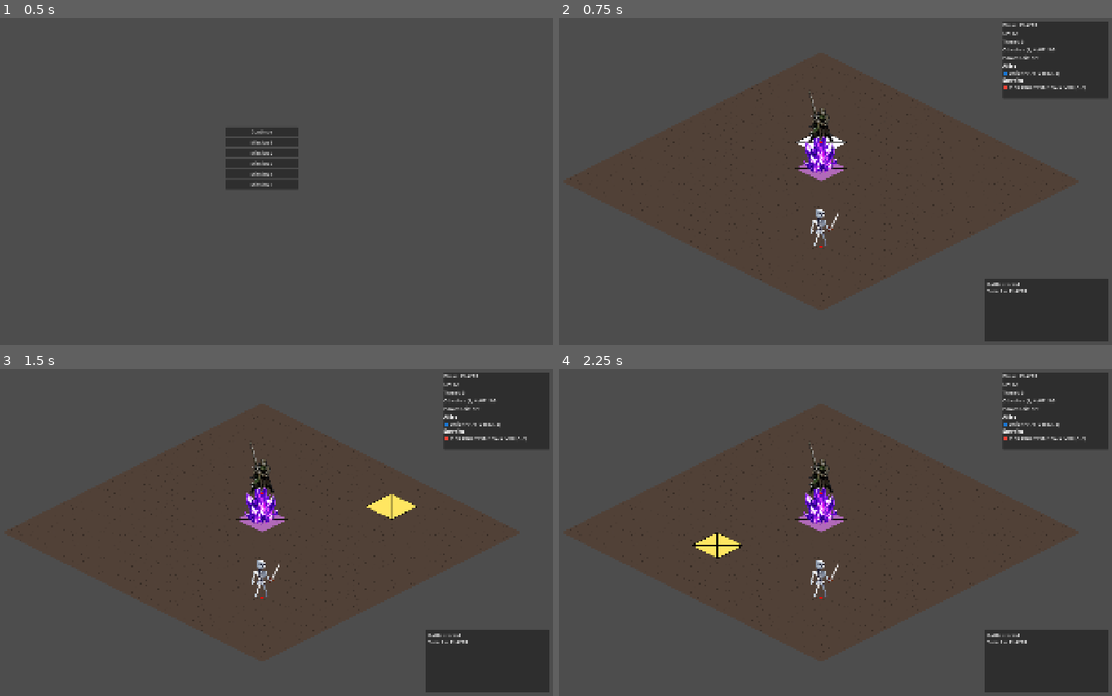
Above: before the commit, frames 1-4 (two rows, left to right).
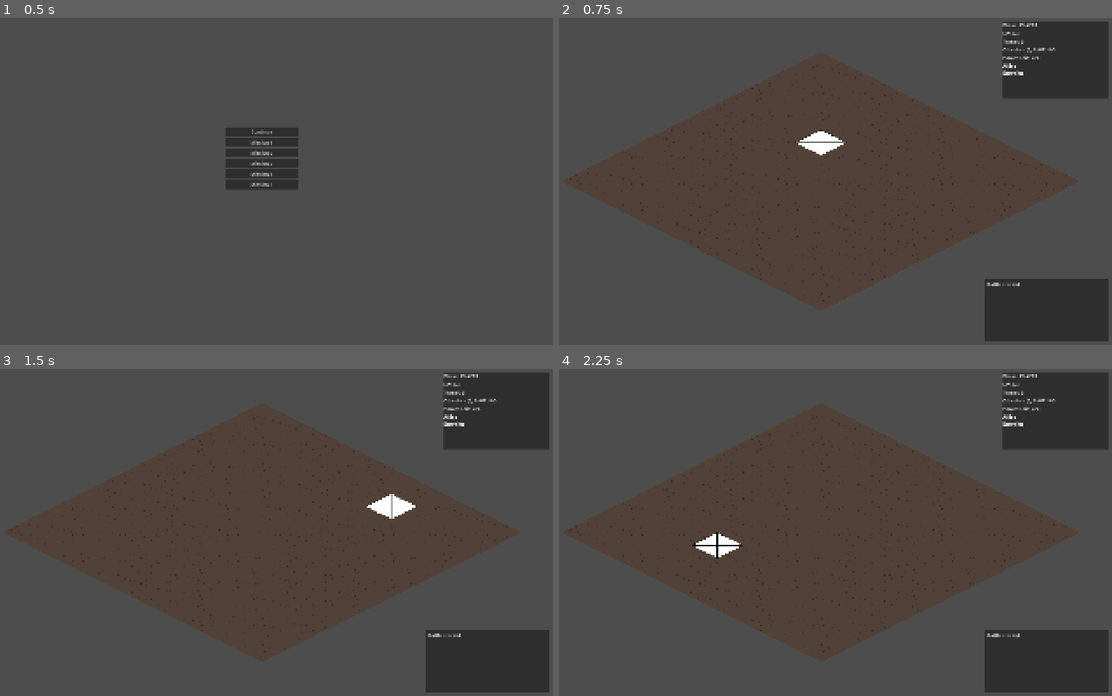
Above: after the commit, the same moments.

Repository: Nick-labs/TGS
Game: Godot game, scene res://scenes/ui/MainMenu.tscn
Same seed, same stepped clock (60 frames per second), same inputs: the game is played once before the commit and once after it.
Inputs (mouse positions are in pixels of both pictures, inside the frame that each line leads up to):
- Up to frame 1 (0.5 s): no input
- Up to frame 2 (0.75 s): click "Continue" at 0.5 s
- Up to frame 3 (1.5 s): tap Enter at 1.25 s; move the mouse to (392, 516) at 1.27 s; click (392, 516) at 1.42 s
- Up to frame 4 (2.25 s): tap Space at 2 s; move the mouse to (702, 548) at 2.02 s; click (702, 548) at 2.17 s

Frame 1 is identical in both runs. In frame 2, 1.4% of the frame differs, in the area x 42-96%, y 4-84%; in frame 3, 1.7%; in frame 4, 1.7%.
Error after the commit: Parse Error: Could not find type "ActionBar" in the current scope. (res://scripts/systems/BattleManager.gd:15)

Commit message:
add action bar

Diff:
--- a/scenes/map/Battle.tscn
+++ b/scenes/map/Battle.tscn
@@ -17,6 +17,10 @@
 [ext_resource type="Script" uid="uid://41c5ty7mytuu" path="res://scripts/ui/BattleHUD.gd" id="14_hud"]
 [ext_resource type="Texture2D" uid="uid://gwsxhqpygben" path="res://assets/sprites/tiles/tile_128x64.png" id="15_objtex"]
 [ext_resource type="Script" uid="uid://8ltudv2pg4gp" path="res://scripts/ui/BattleFlow.gd" id="16_flow"]
+[ext_resource type="Script" uid="uid://3yhk4w556dwj" path="res://scenes/map/ActionBar.gd" id="17_x2t2u"]
+[ext_resource type="PackedScene" uid="uid://4thl6vae2dta" path="res://scenes/ui/ActionButton.tscn" id="18_dtjjv"]
+
+[sub_resource type="StyleBoxEmpty" id="StyleBoxEmpty_dtjjv"]
 
 [node name="Battle" type="Node2D" unique_id=1435354891]
 
@@ -56,13 +60,14 @@
 grid = NodePath("../Grid")
 units_parent = NodePath("../Units")
 
-[node name="BattleManager" parent="GridRoot" unique_id=1336899352 node_paths=PackedStringArray("unit_manager", "turn_manager", "environment_manager", "movement_system", "effect_resolver", "grid") instance=ExtResource("7_yyk6v")]
+[node name="BattleManager" parent="GridRoot" unique_id=1336899352 node_paths=PackedStringArray("unit_manager", "turn_manager", "environment_manager", "movement_system", "effect_resolver", "grid", "action_bar") instance=ExtResource("7_yyk6v")]
 unit_manager = NodePath("../UnitManager")
 turn_manager = NodePath("../TurnManager")
 environment_manager = NodePath("../EnvironmentManager")
 movement_system = NodePath("../MovementSystem")
 effect_resolver = NodePath("../EffectResolver")
 grid = NodePath("../Grid")
+action_bar = NodePath("../../BattleHUD/ActionBar")
 
 [node name="MovementSystem" parent="GridRoot" unique_id=1022618536 node_paths=PackedStringArray("grid", "unit_manager", "battle_manager") instance=ExtResource("7_nkest")]
 grid = NodePath("../Grid")
@@ -217,6 +222,46 @@
 horizontal_alignment = 1
 vertical_alignment = 1
 
+[node name="ActionBar" type="Control" parent="BattleHUD" unique_id=79730365]
+layout_mode = 3
+anchor_top = 1.0
+anchor_right = 1.0
+anchor_bottom = 1.0
+offset_top = -180.0
+offset_bottom = -40.0
+grow_horizontal = 2
+grow_vertical = 0
+script = ExtResource("17_x2t2u")
+button_scene = ExtResource("18_dtjjv")
+
+[node name="Panel" type="Panel" parent="BattleHUD/ActionBar" unique_id=1985684901]
+layout_mode = 1
+anchors_preset = 15
+anchor_right = 1.0
+anchor_bottom = 1.0
+grow_horizontal = 2
+grow_vertical = 2
+theme_override_styles/panel = SubResource("StyleBoxEmpty_dtjjv")
+
+[node name="MarginContainer" type="MarginContainer" parent="BattleHUD/ActionBar/Panel" unique_id=645717187]
+layout_mode = 1
+anchors_preset = 15
+anchor_right = 1.0
+anchor_bottom = 1.0
+grow_horizontal = 2
+grow_vertical = 2
+theme_override_constants/margin_left = 12
+theme_override_constants/margin_top = 12
+theme_override_constants/margin_right = 12
+theme_override_constants/margin_bottom = 12
+
+[node name="CenterContainer" type="CenterContainer" parent="BattleHUD/ActionBar/Panel/MarginContainer" unique_id=2057822391]
+layout_mode = 2
+
+[node name="HBoxContainer" type="HBoxContainer" parent="BattleHUD/ActionBar/Panel/MarginContainer/CenterContainer" unique_id=558814395]
+layout_mode = 2
+alignment = 1
+
 [node name="Transition" type="ColorRect" parent="." unique_id=1500000001]
 visible = false
 anchors_preset = 15
--- a/scripts/systems/BattleManager.gd
+++ b/scripts/systems/BattleManager.gd
@@ -12,6 +12,10 @@
 @export var effect_resolver: EffectResolver
 @export var grid: Grid
 
+@export var action_bar: ActionBar
+
+var selected_action: Action = null
+
 enum BattleState {
 	IDLE,
 	UNIT_SELECTED,
@@ -23,6 +27,10 @@
 var selected_unit: Unit = null
 var reachable_cells: Array[Vector2i] = []
 var action_cells: Array[Vector2i] = []
+
+func _ready():
+	if action_bar != null:
+		action_bar.action_selected.connect(_on_action_selected)
 
 func select_at(cell: Vector2i):
 	if turn_manager != null and not turn_manager.can_accept_player_input():
@@ -63,6 +71,9 @@
 	state = BattleState.UNIT_SELECTED
 	player_unit_selected.emit(unit)
 
+	if action_bar != null:
+		action_bar.show_unit_actions(unit)
+
 	refresh_selection()
 
 func refresh_selection():
@@ -86,6 +97,10 @@
 	action_cells.clear()
 	state = BattleState.IDLE
 	grid.remove_all_visual_flag_from_tiles()
+
+	if action_bar != null:
+		action_bar.show_unit_actions(null)
+
 	#if turn_manager != null:
 		#turn_manager.refresh_enemy_intents_visuals()
 
@@ -177,3 +192,22 @@
 
 	turn_manager.turn_index = 1
 	turn_manager.start_battle()
+
+func _on_action_selected(action: Action):
+	selected_action = action
+
+	if selected_unit == null:
+		return
+
+	action_cells = action.get_target_cells(
+		selected_unit,
+		grid,
+		unit_manager
+	)
+
+	grid.remove_visual_flag_from_tiles(Tile.Visual.ACTION_TARGET)
+
+	grid.set_visual_flag_to_cells(
+		action_cells,
+		Tile.Visual.ACTION_TARGET
+	)
